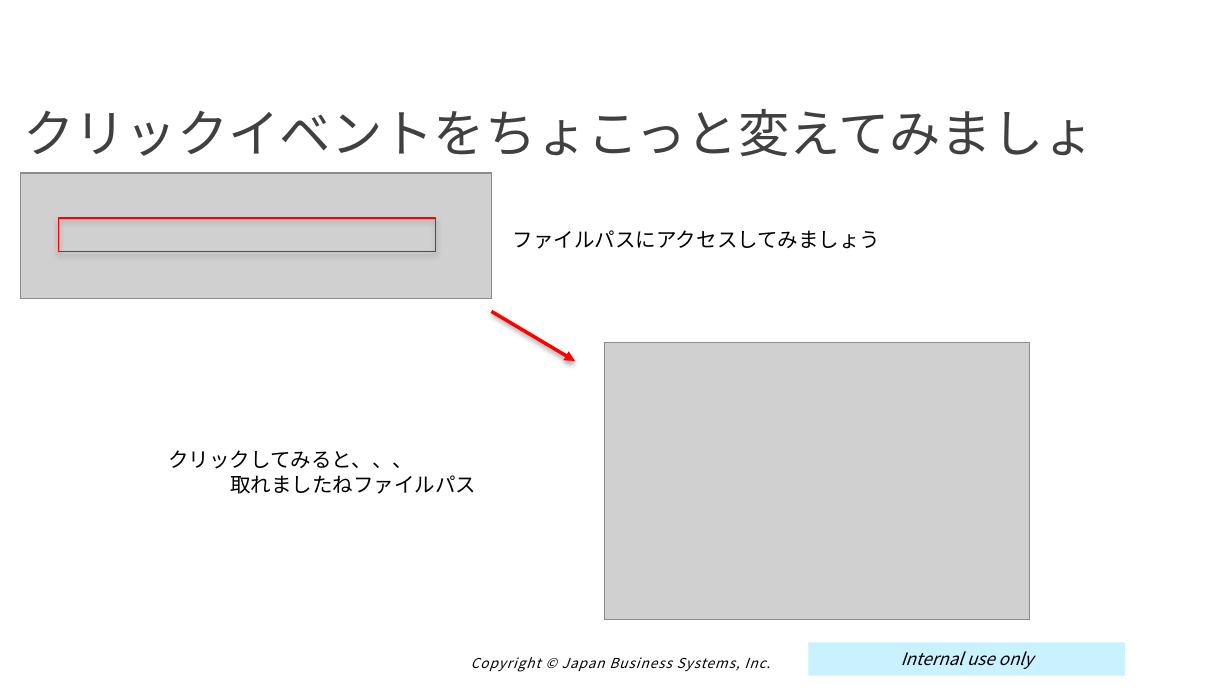
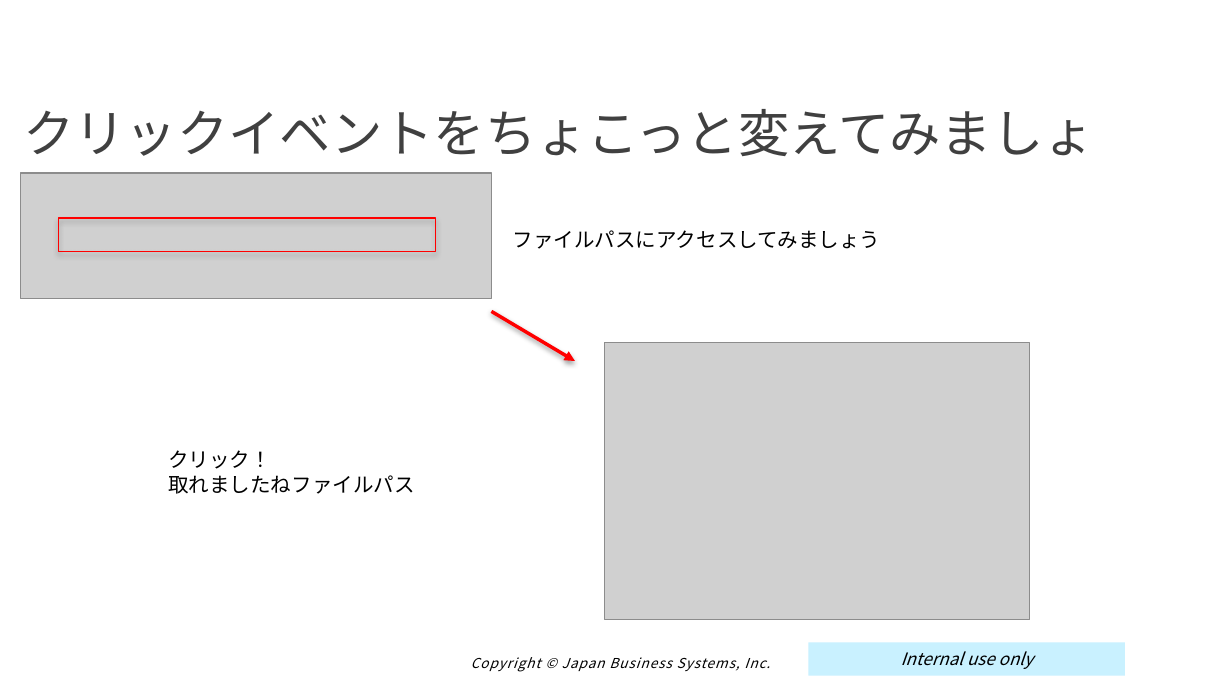
Before and after one commit to muchiyama/cf_training, a slide deck: slide 41 of doc/しりょ.pptx. Drawn at 1232x693 pixels with LibreOffice and Linux fonts; fonts in the diff are those of the drawing; grey boxes stand for pictures; background and template pictures are left out. Boxes give left, top, right and bottom in pixels: in the first picture for what was removed or moved away, otherwise in the second. Text is boxed around its words. In the diff, an @@ line names an element or a change of style, - is before the commit and + after.

```diff
--- a/doc/しりょ.pptx
+++ b/doc/しりょ.pptx
@@ text at (168, 450, 414, 494): text changed @@
-クリックしてみると、、、
-取れましたねファイルパス
+クリック！
+取れましたねファイルパス
```
Also in this commit, not shown: 11 other slides changed, 8 other files.
